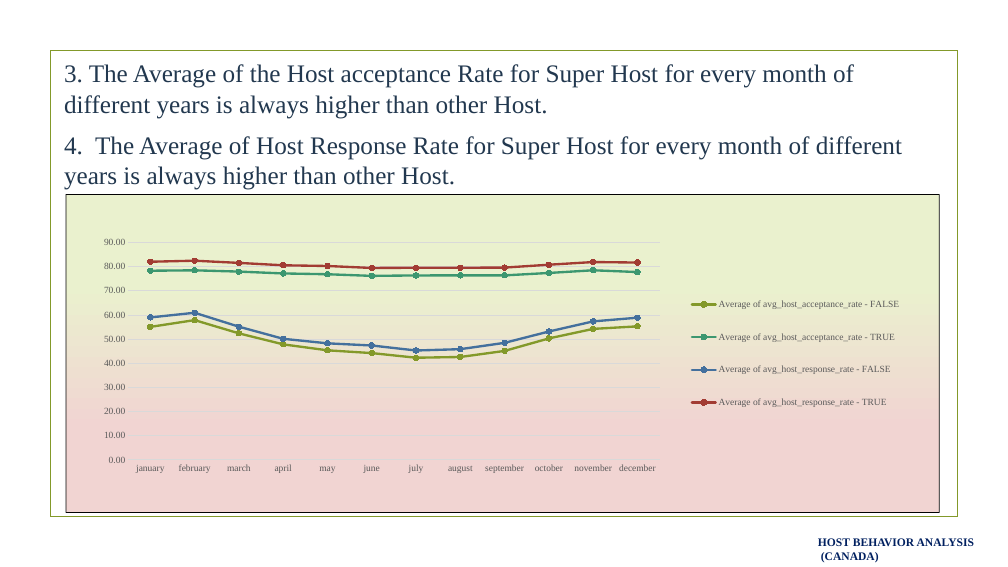
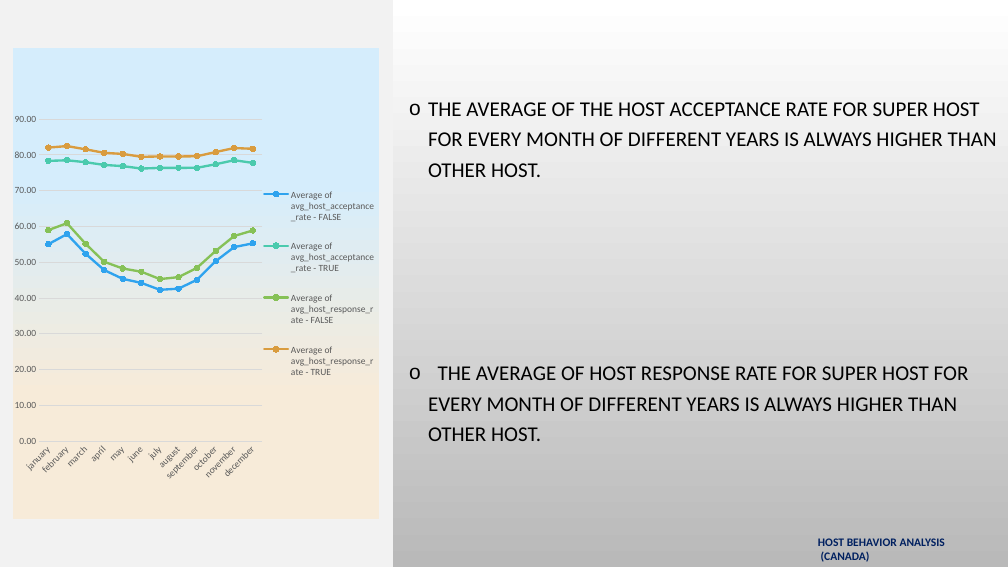
Before and after one commit to Aditya3320/HostBehaviorAnalysis, a slide deck: slide 8 of project ppt.pptx (slide 7 before the commit). Drawn at 1008x567 pixels with LibreOffice and Linux fonts; fonts in the diff are those of the drawing; background and template pictures are left out. Boxes give left, top, right and bottom in pixels: in the first picture for what was removed or moved away, otherwise in the second. Text is boxed around its words. In the diff, an @@ line names an element or a change of style, - is before the commit and + after.

```diff
--- a/project ppt.pptx
+++ b/project ppt.pptx
@@ rectangle added at (0, 0, 393, 567), fill #F2F2F2 @@
@@ text "THE AVERAGE OF THE HOST ..." at (428, 102, 997, 441): vertical alignment middle to top @@
@@ line chart at (13, 48, 380, 519) @@
@@ colour of Average of avg_host_acceptance_rate - FALSE #83992A to #2FA3EE @@
@@ colour of Average of avg_host_acceptance_rate - TRUE #3C9770 to #4BCAAD @@
@@ colour of Average of avg_host_response_rate - FALSE #44709D to #86C157 @@
@@ colour of Average of avg_host_response_rate - TRUE #A23C33 to #D99C3F @@
@@ legend changed @@
@@ category axis changed @@
@@ value axis changed @@
@@ background changed @@
@@ border changed @@
@@ lettering changed @@
@@ line chart: place and size @@
-line chart at (66, 194, 940, 513)
+line chart at (13, 48, 380, 519)
@@ rectangle removed at (50, 51, 957, 517) @@
@@ text at (428, 102, 997, 441): text changed; size 24 to 20 pt; font Times New Roman to Calibri; text colour #22384E to #000000 @@
-3. The Average of the Host acceptance Rate for Super Host for every month of different years is always higher than other Host.
-4. The Average of Host Response Rate for Super Host for every month of different years is always higher than other Host.
+o THE AVERAGE OF THE HOST ACCEPTANCE RATE FOR SUPER HOST FOR EVERY MONTH OF DIFFERENT YEARS IS ALWAYS HIGHER THAN OTHER HOST.
+o THE AVERAGE OF HOST RESPONSE RATE FOR SUPER HOST FOR EVERY MONTH OF DIFFERENT YEARS IS ALWAYS HIGHER THAN OTHER HOST.
@@ line removed from (116, 241) to (406, 241) @@
@@ text "HOST BEHAVIOR ANALYSIS" at (818, 538, 945, 562): font Times New Roman to Calibri @@
```
Also in this commit, not shown: 13 other slides changed, 1 slide added.
